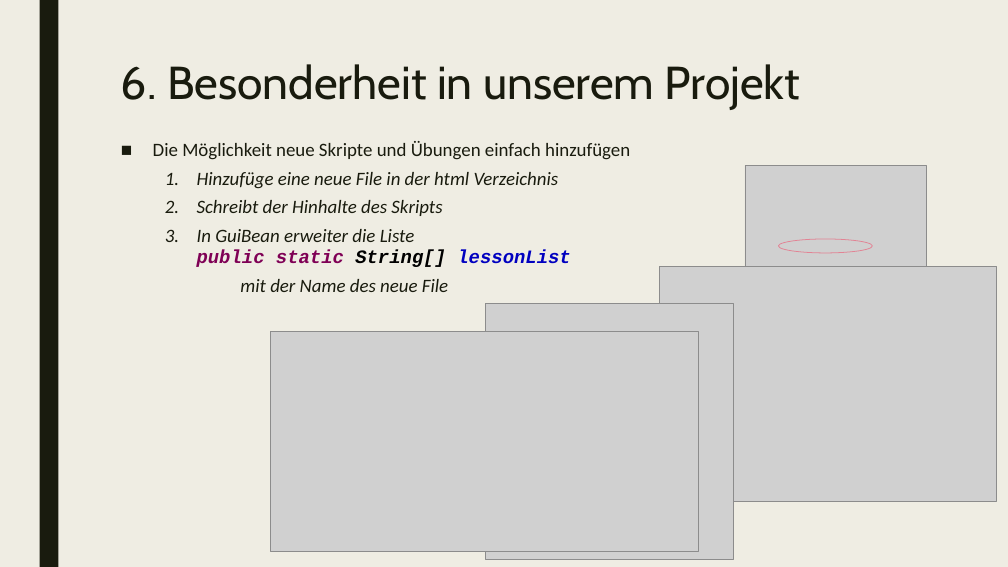
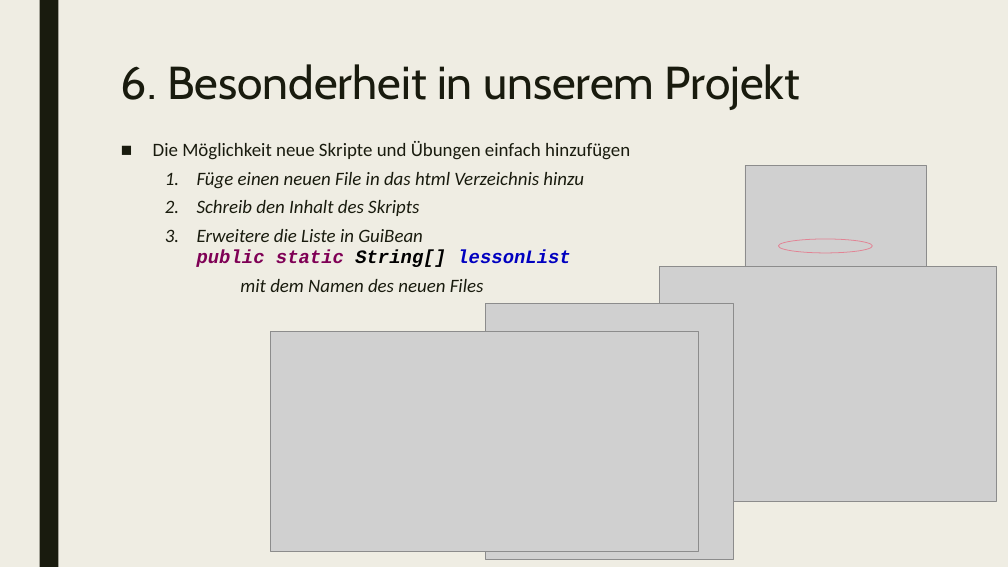
Before and after one commit to ZhannaBelloni/JavaStar, a slide deck: slide 10 of Praktikum_Anwendungssystem.pptx. Drawn at 1008x567 pixels with LibreOffice and Linux fonts; fonts in the diff are those of the drawing; grey boxes stand for pictures. Boxes give left, top, right and bottom in pixels: in the first picture for what was removed or moved away, otherwise in the second. Text is boxed around its words. In the diff, an @@ line names an element or a change of style, - is before the commit and + after.

```diff
--- a/Praktikum_Anwendungssystem.pptx
+++ b/Praktikum_Anwendungssystem.pptx
@@ text at [197,172,584,292]: text changed @@
-  1. Hinzufüge eine neue File in der html Verzeichnis
-  2. Schreibt der Hinhalte des Skripts
-  3. In GuiBean erweiter die Liste
-     public static String[] lessonList
-  mit der Name des neue File
+  1. Füge einen neuen File in das html Verzeichnis hinzu
+  2. Schreib den Inhalt des Skripts
+  3. Erweitere die Liste in GuiBean
+     public static String[] lessonList
+  mit dem Namen des neuen Files
```
Also in this commit, not shown: 1 other slide changed, 2 other files.
